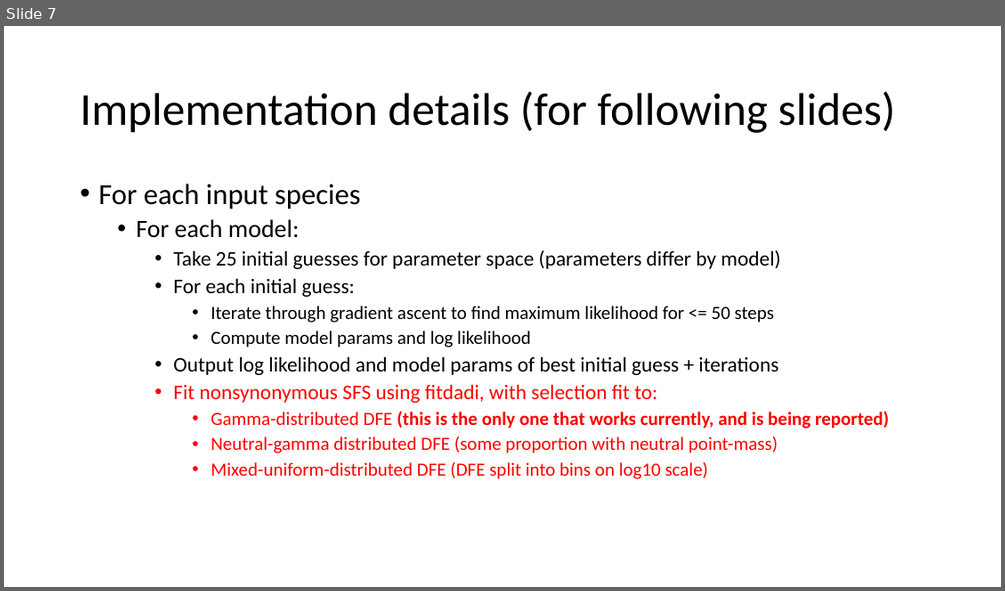
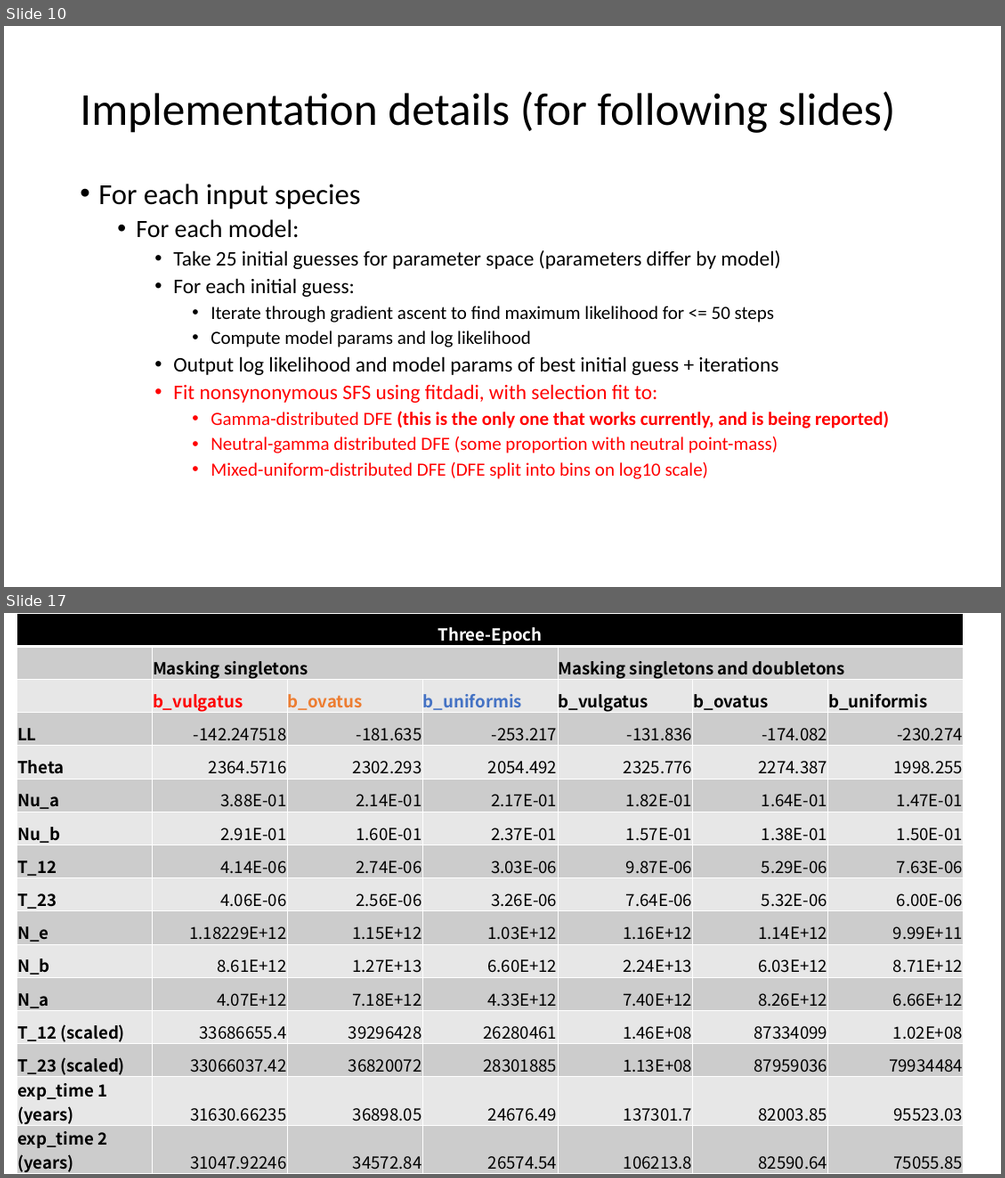
Before and after one commit to jon-mah/demo_for_ccgb, a slide deck: Summary/20210310_demo_for_ccgb_rotation_update.pptx. Shown one above the other, each under a label of ours: slide 7 before the commit, slides 10 and 17 after it; the slides between them are not shown. The pictures are 1005x591 and 1005x1178 pixels, drawn with LibreOffice and Linux fonts; fonts in the diff are those of the drawing. Boxes give left, top, right and bottom in pixels: in the first picture for what was removed or moved away, otherwise in the second. Text is boxed around its words. In the diff, an @@ line names an element or a change of style, - is before the commit and + after.

```diff
--- a/Summary/20210310_demo_for_ccgb_rotation_update.pptx
+++ b/Summary/20210310_demo_for_ccgb_rotation_update.pptx
@@ slide 17 added at (4, 613, 1001, 1174), background #FFFFFF @@
@@ table added at (16, 613, 964, 1174), 16 rows, 7 columns @@
+Three-Epoch |  |  |  |  |  | 
+ | Masking singletons |  |  | Masking singletons and doubletons |  | 
+ | b_vulgatus | b_ovatus | b_uniformis | b_vulgatus | b_ovatus | b_uniformis
+LL | -142.247518 | -181.635 | -253.217 | -131.836 | -174.082 | -230.274
+Theta | 2364.5716 | 2302.293 | 2054.492 | 2325.776 | 2274.387 | 1998.255
+Nu_a | 3.88E-01 | 2.14E-01 | 2.17E-01 | 1.82E-01 | 1.64E-01 | 1.47E-01
+Nu_b | 2.91E-01 | 1.60E-01 | 2.37E-01 | 1.57E-01 | 1.38E-01 | 1.50E-01
+T_12 | 4.14E-06 | 2.74E-06 | 3.03E-06 | 9.87E-06 | 5.29E-06 | 7.63E-06
+T_23 | 4.06E-06 | 2.56E-06 | 3.26E-06 | 7.64E-06 | 5.32E-06 | 6.00E-06
+N_e | 1.18229E+12 | 1.15E+12 | 1.03E+12 | 1.16E+12 | 1.14E+12 | 9.99E+11
+N_b | 8.61E+12 | 1.27E+13 | 6.60E+12 | 2.24E+13 | 6.03E+12 | 8.71E+12
+N_a | 4.07E+12 | 7.18E+12 | 4.33E+12 | 7.40E+12 | 8.26E+12 | 6.66E+12
+T_12 (scaled) | 33686655.4 | 39296428 | 26280461 | 1.46E+08 | 87334099 | 1.02E+08
+T_23 (scaled) | 33066037.42 | 36820072 | 28301885 | 1.13E+08 | 87959036 | 79934484
+exp_time 1 (years) | 31630.66235 | 36898.05 | 24676.49 | 137301.7 | 82003.85 | 95523.03
+exp_time 2 (years) | 31047.92246 | 34572.84 | 26574.54 | 106213.8 | 82590.64 | 75055.85
@@ what was slide 7 is now slide 10 @@
```
Also in this commit, not shown: 1 slide changed, 11 other slides added, 7 slides removed, 2 other files.
